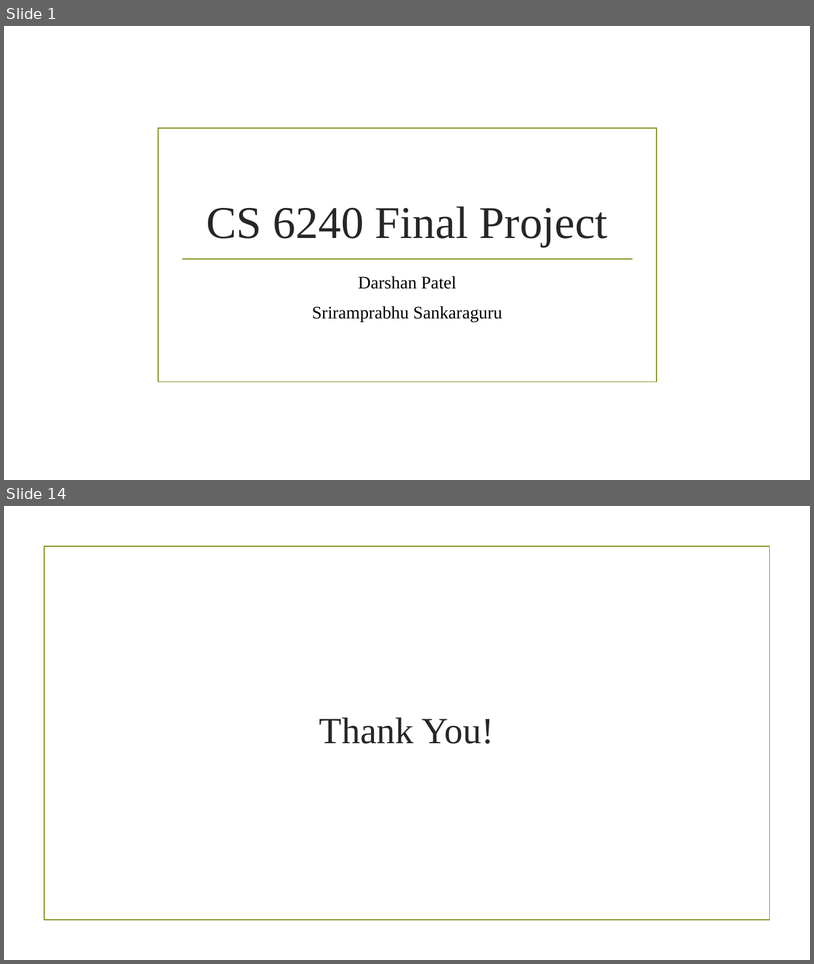
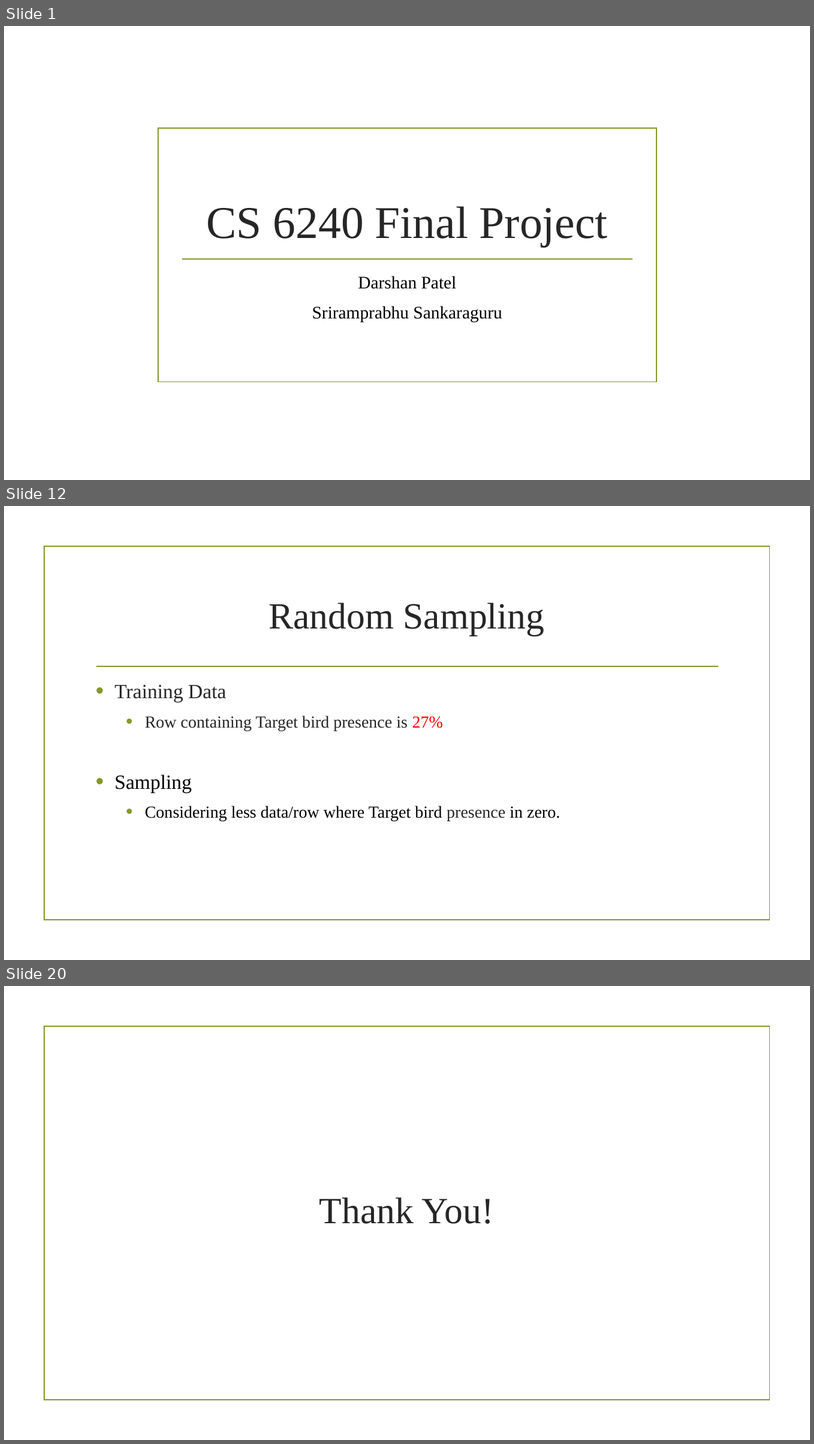
Before and after one commit to darshandpatel/eBird, a slide deck: PatelSankaraguru.pptx. Shown one above the other, each under a label of ours: slides 1 and 14 before the commit, slides 1, 12 and 20 after it; the slides between them are not shown. The pictures are 814x964 and 814x1444 pixels, drawn with LibreOffice and Linux fonts; fonts in the diff are those of the drawing; background and template pictures are left out. Boxes give left, top, right and bottom in pixels: in the first picture for what was removed or moved away, otherwise in the second. Text is boxed around its words. In the diff, an @@ line names an element or a change of style, - is before the commit and + after.

```diff
--- a/PatelSankaraguru.pptx
+++ b/PatelSankaraguru.pptx
@@ slide 12 added at bbox=[4, 506, 810, 960], background picture (left out); not listed: 1 template element that a slide beside it also shows @@
@@ title added at bbox=[269, 603, 545, 636], 44 pt, text #262626 @@
+Random Sampling
@@ line added from (96, 666) to (719, 666), #83992A 1.25 pt @@
@@ text added at bbox=[114, 684, 560, 821], 20 pt, text #262626 @@
+• Training Data
+  • Row containing Target bird presence is 27%
+• Sampling
+  • Considering less data/row where Target bird presence in zero.
@@ what was slide 14 is now slide 20 @@
```
Also in this commit, not shown: 8 slides changed, 9 other slides added, 4 slides removed, 5 other files.
